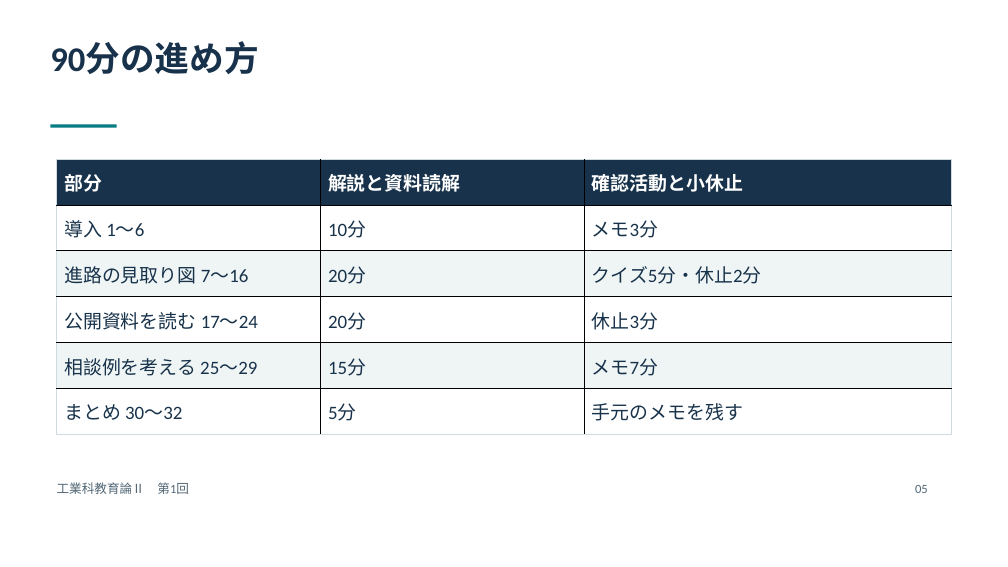
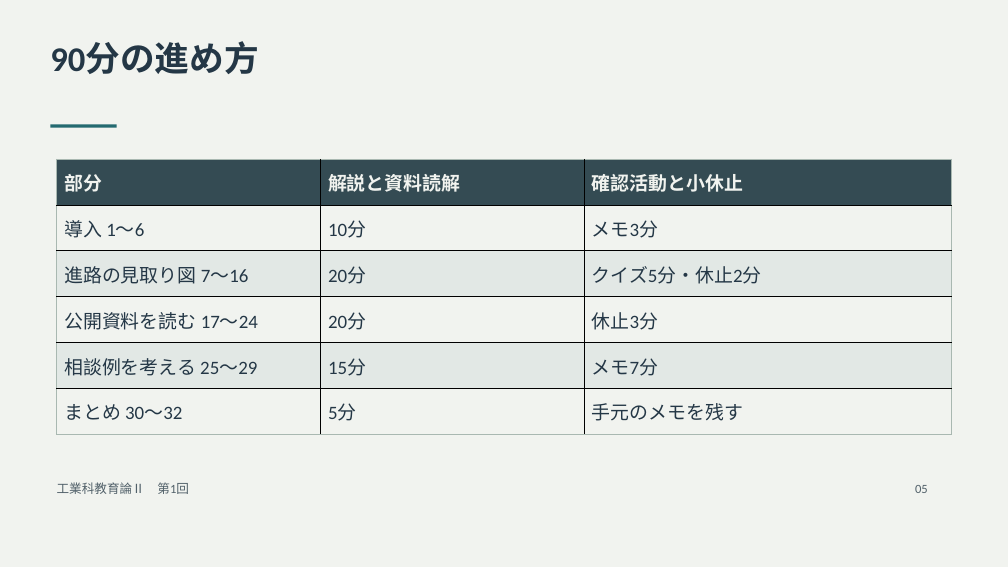
Before and after one commit to zooc-14calbp/industrial-education-ii, a slide deck: slide 5 of video/01/slides.pptx. Drawn at 1008x567 pixels with LibreOffice and Linux fonts; fonts in the diff are those of the drawing. Boxes give left, top, right and bottom in pixels: in the first picture for what was removed or moved away, otherwise in the second. Text is boxed around its words. In the diff, an @@ line names an element or a change of style, - is before the commit and + after.

Commit message:
Adjust slides and video colors for extended viewing

```diff
--- a/video/01/slides.pptx
+++ b/video/01/slides.pptx
@@ background #FFFFFF to #F1F3EF @@
@@ text "90分の進め方" at <box>50,43,258,74</box>: text colour #17324A to #243746 @@
@@ rectangle at <box>51,125,117,128</box>: fill #087C83 to #246A70 @@
@@ table at <box>57,159,951,435</box> @@
@@ fill #17324A to #344B53 in row 1 @@
@@ fill #FFFFFF to #F1F3EF in 9 cells @@
@@ fill #EFF5F5 to #E2E8E5 in 6 cells @@
@@ text colour #FFFFFF to #F1F3EF in "部分", "解説と資料読解", "確認活動と小休止" @@
@@ text colour #17324A to #243746 in "導入 1～6", "10分", "メモ3分", "進路の見取り図 7～16" and 11 more places @@
@@ borders changed @@
@@ text "工業科教育論Ⅱ 第1回" at <box>57,482,189,494</box>: text colour #526675 to #52616A @@
@@ text "05" at <box>915,485,928,493</box>: text colour #526675 to #52616A @@
```
Also in this commit, not shown: 31 other slides changed, 54 other files.
